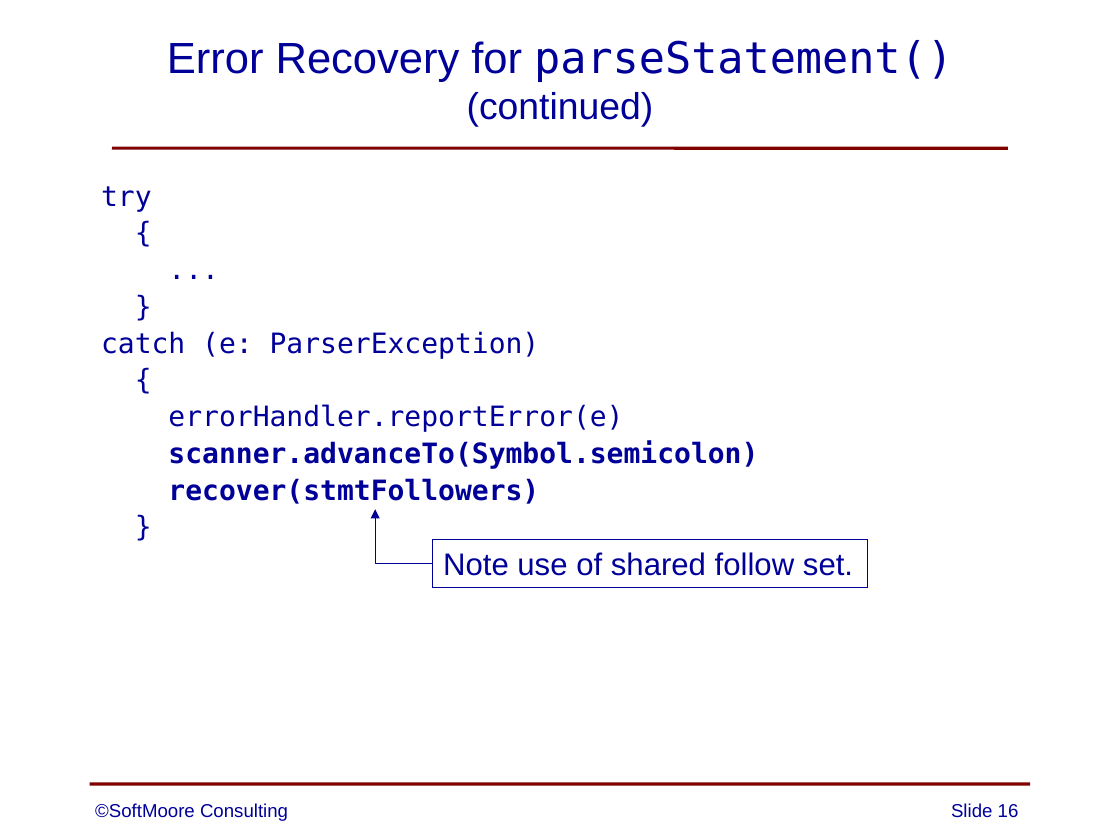
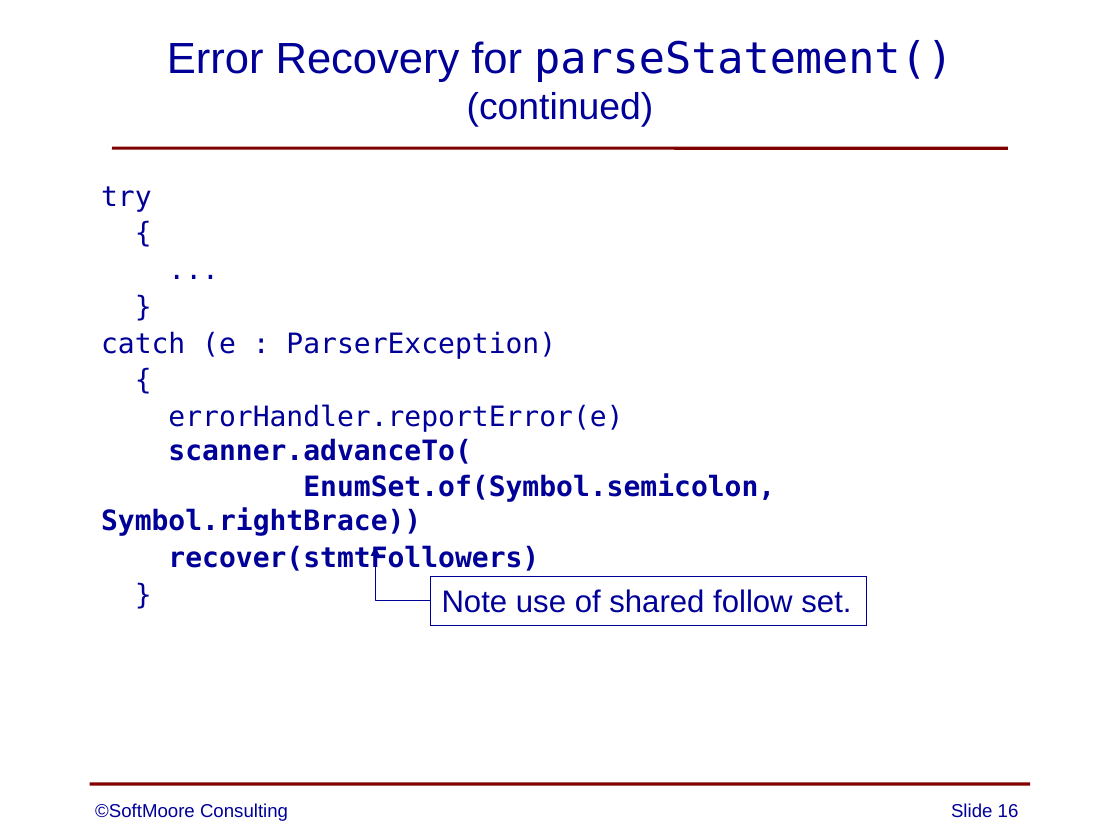
Before and after one commit to SoftMoore/CPRL-Kt-2nd, a slide deck: slide 16 of PowerPoints/07 - Error Handling.pptx. Drawn at 1120x840 pixels with LibreOffice and Linux fonts; fonts in the diff are those of the drawing. Boxes give left, top, right and bottom in pixels: in the first picture for what was removed or moved away, otherwise in the second. Text is boxed around its words. In the diff, an @@ line names an element or a change of style, - is before the commit and + after.

```diff
--- a/PowerPoints/07 - Error Handling.pptx
+++ b/PowerPoints/07 - Error Handling.pptx
@@ text at [101, 331, 556, 359]: spaces changed @@
-catch (e: ParserException)
+catch (e : ParserException)
@@ text at [101, 404, 775, 536]: text changed @@
-errorHandler.reportError(e)
-scanner.advanceTo(Symbol.semicolon)
+errorHandler.reportError(e)
+scanner.advanceTo(
+EnumSet.of(Symbol.semicolon, Symbol.rightBrace))
@@ elbow arrow moved from (432, 563) - (375, 510) to (430, 600) - (375, 547) @@
@@ rectangle "Note use of shared follow ...": place and size @@
-rectangle "Note use of shared follow ..." at [432, 539, 868, 588]
+rectangle "Note use of shared follow ..." at [430, 577, 866, 626]
```
Also in this commit, not shown: 8 other slides changed.
